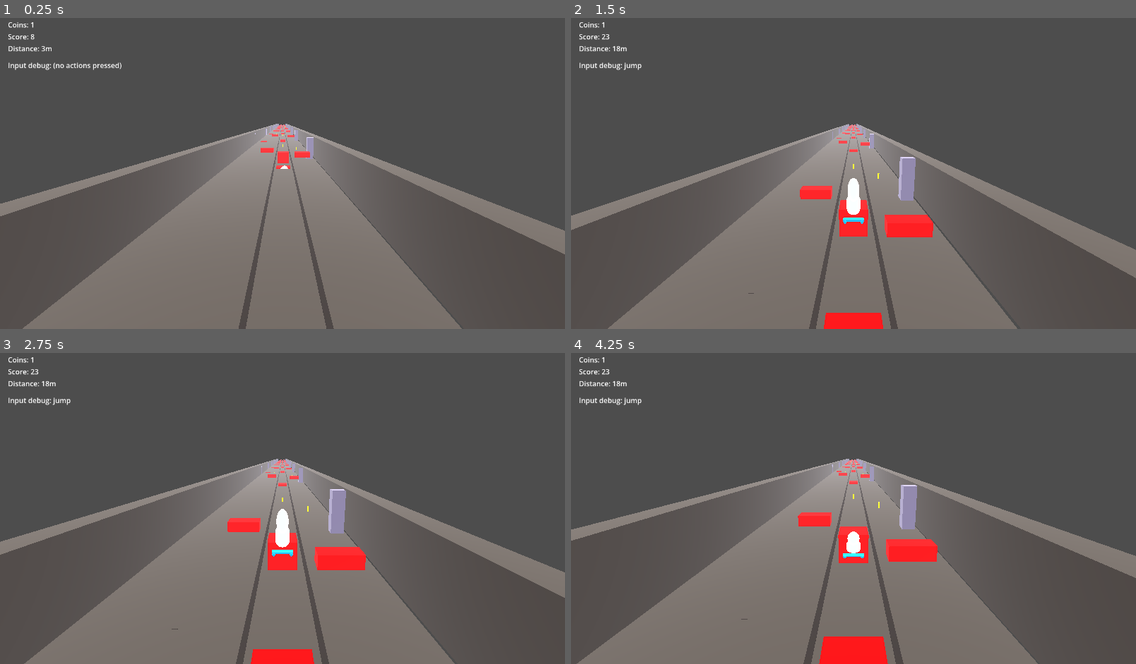
Above: before the commit, frames 1-4 (two rows, left to right).
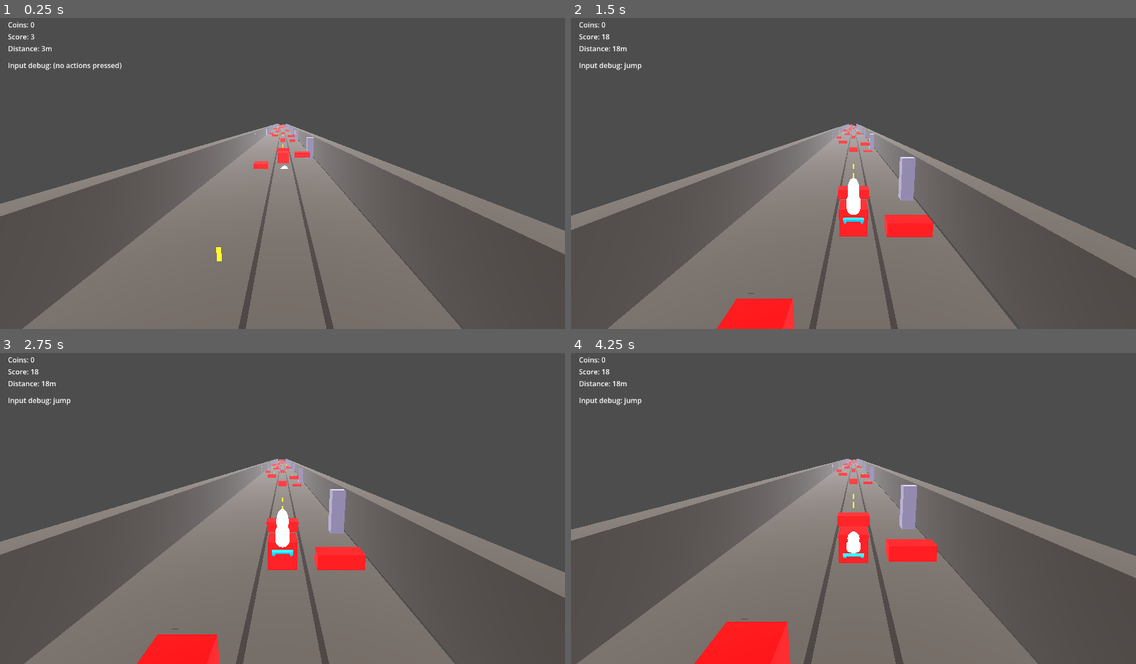
Above: after the commit, the same moments.

Repository: AlexXaya/SkateKnight
Game: Godot game, scene res://scenes/main.tscn
Same seed, same stepped clock (60 frames per second), same inputs: the game is played once before the commit and once after it.
Inputs:
- Up to frame 1 (0.25 s): no input
- Up to frame 2 (1.5 s): hold Up from 0.53 s (still down); tap Shift (boost) at 0.6 s; tap W (jump) at 0.77 s; tap S (slide) at 1.35 s
- Up to frame 3 (2.75 s): keep holding Up; tap W (jump) at 1.52 s; tap Space at 2.1 s
- Up to frame 4 (4.25 s): keep holding Up; tap Enter at 2.75 s; tap Shift (boost) at 2.85 s; tap W (jump) at 3.02, 3.77 s; tap Space at 3.5 s; tap S (slide) at 3.6 s

The runs differ from the first frame. In frame 1, 0.2% of the frame differs, in the area x 5-53%, y 1-79%; in frame 2, 2.2%; in frame 3, 2.2%; in frame 4, 3.5%, in the area x 5-57%, y 1-100%.

Commit message:
Randomize coin and obstacle lane spawns safely.
Shuffle lane positions per chunk for coins and all obstacle nodes while clamping obstacle height so they no longer clip into the floor.

Made-with: Cursor

Diff:
--- a/scripts/chunk_spawner.gd
+++ b/scripts/chunk_spawner.gd
@@ -9,9 +9,11 @@
 var _player: Node3D
 var _spawned: Array[Node3D] = []
 var _next_z: float = 0.0
+var _rng := RandomNumberGenerator.new()
 
 func _ready() -> void:
 	_player = get_node(player_path) as Node3D
+	_rng.randomize()
 	_spawned.clear()
 	_next_z = 0.0
 	_seed_initial()
@@ -35,10 +37,57 @@
 	if chunk_scene == null:
 		return
 	var chunk := chunk_scene.instantiate() as Node3D
+	_randomize_chunk_lanes(chunk)
 	add_child(chunk)
 	chunk.global_position = Vector3(0.0, 0.0, _next_z)
 	_spawned.append(chunk)
 	_next_z += chunk_length
+
+func _randomize_chunk_lanes(chunk: Node3D) -> void:
+	var lane_x := _lane_positions()
+	if lane_x.is_empty():
+		return
+
+	var coins := chunk.get_node_or_null("Coins")
+	if coins != null:
+		for child in coins.get_children():
+			if child is Node3D:
+				_set_node_lane(child as Node3D, lane_x[_rng.randi_range(0, lane_x.size() - 1)])
+
+	var obstacles := chunk.get_node_or_null("Obstacles")
+	if obstacles != null:
+		for child in obstacles.get_children():
+			if child is Node3D:
+				var obstacle := child as Node3D
+				_set_node_lane(obstacle, lane_x[_rng.randi_range(0, lane_x.size() - 1)])
+				_ensure_above_floor(obstacle)
+
+func _set_node_lane(node: Node3D, lane_x: float) -> void:
+	var pos := node.position
+	node.position = Vector3(lane_x, pos.y, pos.z)
+
+func _ensure_above_floor(obstacle: Node3D) -> void:
+	var shape_node := obstacle.get_node_or_null("CollisionShape3D") as CollisionShape3D
+	if shape_node == null:
+		return
+	var box := shape_node.shape as BoxShape3D
+	if box == null:
+		return
+	var floor_top := 0.5
+	var min_y := floor_top + box.size.y * 0.5 + 0.02
+	if obstacle.position.y < min_y:
+		obstacle.position.y = min_y
+
+func _lane_positions() -> Array[float]:
+	var lanes := int(_player.get("lanes")) if _player != null else 4
+	var lane_width := float(_player.get("lane_width")) if _player != null else 2.0
+	lanes = max(1, lanes)
+
+	var result: Array[float] = []
+	var center := (float(lanes) - 1.0) * 0.5
+	for i in range(lanes):
+		result.append((float(i) - center) * lane_width)
+	return result
 
 func _cull_behind() -> void:
 	var min_keep_z := _player.global_position.z - chunk_length * float(chunks_behind)
